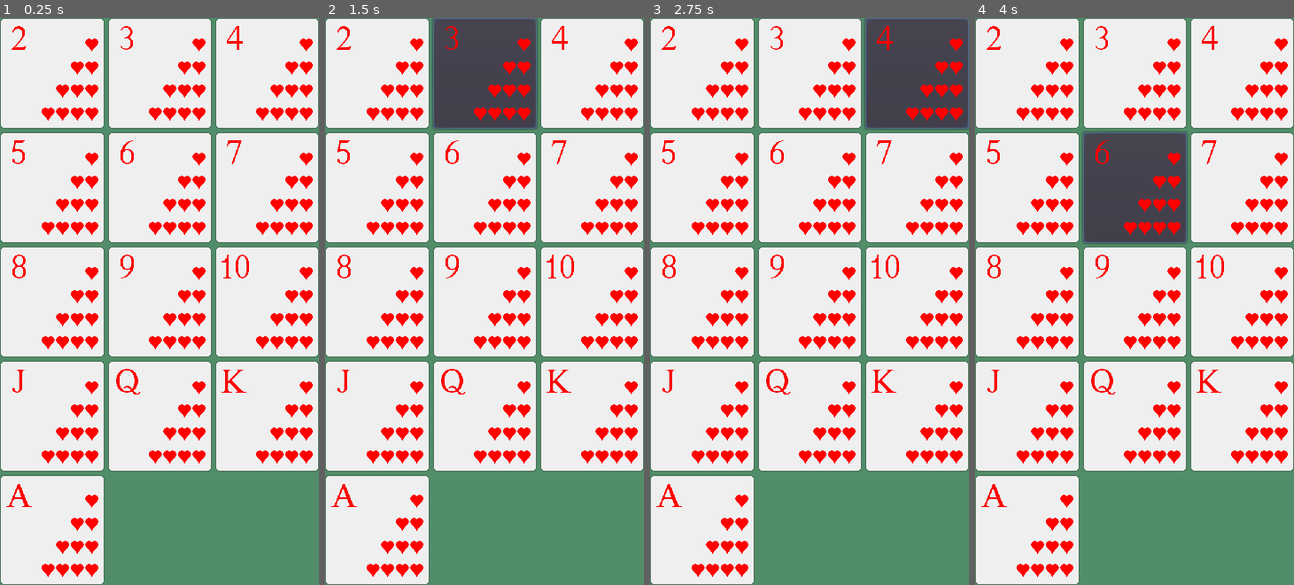
Above: before the commit, frames 1-4 (left to right).
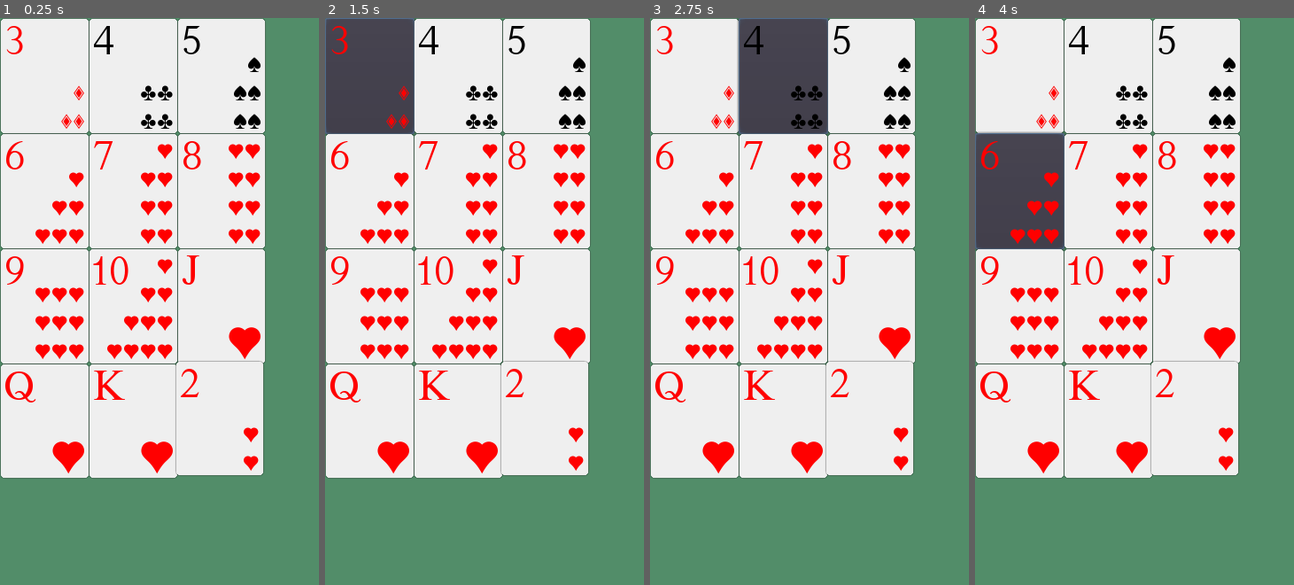
Above: after the commit, the same moments.

Repository: dancras/snap
Game: Godot game, scene res://Main.tscn
Two runs of this game, one before a commit and one after it. Both use one fixed random seed, a clock stepped at 60 frames per second and the inputs below.
Inputs:
- Up to frame 1 (0.25 s): no input
- Up to frame 2 (1.5 s): click "2" at 0.5 s; click "3" at 1.25 s
- Up to frame 3 (2.75 s): click "4" at 2 s
- Up to frame 4 (4 s): click "5" at 2.75 s; click "6" at 3.5 s

The runs differ from the first frame. In frame 1, 37% of the frame differs, in the area x 0-100%, y 0-100%; in frame 2, 47%; in frame 3, 44%; in frame 4, 46%.

Commit message:
Add all the different cards

Diff:
--- a/Card.gd
+++ b/Card.gd
@@ -16,6 +16,13 @@
     R_ACE,
 }
 
+enum Suit {
+    HEARTS,
+    DIAMONDS,
+    CLUBS,
+    SPADES
+}
+
 const RANK_TEXT = {
     Rank.R_2: "2",
     Rank.R_3: "3",
@@ -32,7 +39,82 @@
     Rank.R_ACE: "A",
 }
 
+const RANK_CONFIG = {
+    Rank.R_2: {
+        "text": "2",
+        "symbol_format": "x\nx"
+    },
+    Rank.R_3: {
+        "text": "3",
+        "symbol_format": "x\nxx"
+    },
+    Rank.R_4: {
+        "text": "4",
+        "symbol_format": "xx\nxx"
+    },
+    Rank.R_5: {
+        "text": "5",
+        "symbol_format": "x\nxx\nxx"
+    },
+    Rank.R_6: {
+        "text": "6",
+        "symbol_format": "x\nxx\nxxx"
+    },
+    Rank.R_7: {
+        "text": "7",
+        "symbol_format": "x\nxx\nxx\nxx"
+    },
+    Rank.R_8: {
+        "text": "8",
+        "symbol_format": "xx\nxx\nxx\nxx"
+    },
+    Rank.R_9: {
+        "text": "9",
+        "symbol_format": "xxx\nxxx\nxxx"
+    },
+    Rank.R_10: {
+        "text": "10",
+        "symbol_format": "x\nxx\nxxx\nxxxx"
+    },
+    Rank.R_JACK: {
+        "text": "J",
+        "symbol_format": "x"
+    },
+    Rank.R_QUEEN: {
+        "text": "Q",
+        "symbol_format": "x"
+    },
+    Rank.R_KING: {
+        "text": "K",
+        "symbol_format": "x"
+    },
+    Rank.R_ACE: {
+        "text": "A",
+        "symbol_format": "x"
+    },
+}
+
+const SUIT_CONFIG = {
+    Suit.HEARTS: {
+        "symbol": "♥",
+        "color": Color.red
+    },
+    Suit.DIAMONDS: {
+        "symbol": "♦",
+        "color": Color.red
+    },
+    Suit.CLUBS: {
+        "symbol": "♣",
+        "color": Color.black
+    },
+    Suit.SPADES: {
+        "symbol": "♠",
+        "color": Color.black
+    }
+}
+
 export(Rank) var rank: int
+export(Suit) var suit: int
 # Declare member variables here. Examples:
 # var a = 2
 # var b = "text"
@@ -40,8 +122,24 @@
 
 # Called when the node enters the scene tree for the first time.
 func _ready():
-    $Rank.text = RANK_TEXT[rank]
+    var rank_config = RANK_CONFIG[rank]
+    var active_suit = $Suit
 
+    if (rank == Rank.R_10):
+        $Rank.margin_left -= 5
+
+    if (rank >= Rank.R_JACK):
+        active_suit = $SuitLarge
+
+    $Suit.hide()
+    $SuitLarge.hide()
+    active_suit.show()
+
+    $Rank.text = rank_config.text
+    active_suit.text = rank_config.symbol_format.replace("x", SUIT_CONFIG[suit].symbol)
+
+    $Rank.add_color_override("font_color", SUIT_CONFIG[suit].color)
+    active_suit.add_color_override("font_color", SUIT_CONFIG[suit].color)
 
 # Called every frame. 'delta' is the elapsed time since the previous frame.
 #func _process(delta):
--- a/Card.tscn
+++ b/Card.tscn
@@ -28,15 +28,23 @@
 corner_radius_bottom_right = 5
 corner_radius_bottom_left = 5
 
+[sub_resource type="DynamicFont" id=4]
+size = 48
+extra_spacing_top = -4
+font_data = ExtResource( 1 )
+
 [sub_resource type="DynamicFont" id=2]
-size = 64
+size = 24
+font_data = ExtResource( 1 )
+
+[sub_resource type="DynamicFont" id=5]
+size = 52
+extra_spacing_bottom = -7
 font_data = ExtResource( 1 )
 
 [node name="Card" type="Button"]
-margin_left = 218.997
-margin_top = 136.831
-margin_right = 319.997
-margin_bottom = 271.831
+margin_right = 100.0
+margin_bottom = 130.0
 size_flags_horizontal = 3
 size_flags_vertical = 3
 custom_styles/pressed = SubResource( 3 )
@@ -47,36 +55,42 @@
 }
 
 [node name="Rank" type="Label" parent="."]
-margin_top = 0.308151
-margin_right = 71.0
-margin_bottom = 76.3082
-rect_scale = Vector2( 0.6, 0.6 )
-custom_fonts/font = SubResource( 2 )
+anchor_right = 1.0
+anchor_bottom = 1.0
+margin_left = 5.0
+margin_right = -49.0
+margin_bottom = -77.0
+custom_fonts/font = SubResource( 4 )
 custom_colors/font_color = Color( 1, 0, 0, 1 )
 text = "10"
-align = 1
 __meta__ = {
 "_edit_use_anchors_": false
 }
 
-[node name="Label" type="Label" parent="."]
-anchor_left = 1.0
-anchor_top = 1.0
+[node name="Suit" type="Label" parent="."]
 anchor_right = 1.0
 anchor_bottom = 1.0
-margin_left = -71.6495
-margin_top = -107.072
-margin_right = 128.351
-margin_bottom = 205.928
-rect_scale = Vector2( 0.33, 0.33 )
+margin_right = -5.0
 custom_fonts/font = SubResource( 2 )
 custom_colors/font_color = Color( 1, 0, 0, 1 )
-text = "♥
-♥♥
-♥♥♥
-♥♥♥♥"
+text = "♥"
 align = 2
 valign = 2
 __meta__ = {
 "_edit_use_anchors_": false
 }
+
+[node name="SuitLarge" type="Label" parent="."]
+anchor_right = 1.0
+anchor_bottom = 1.0
+margin_top = -0.207825
+margin_right = -3.0
+margin_bottom = -0.207825
+custom_fonts/font = SubResource( 5 )
+custom_colors/font_color = Color( 1, 0, 0, 1 )
+text = "♥"
+align = 2
+valign = 2
+__meta__ = {
+"_edit_use_anchors_": false
+}
--- a/Main.tscn
+++ b/Main.tscn
@@ -11,99 +11,90 @@
 }
 
 [node name="GridContainer" type="GridContainer" parent="."]
-margin_right = 360.0
-margin_bottom = 640.0
+margin_right = 300.0
+margin_bottom = 520.0
+custom_constants/vseparation = -1
+custom_constants/hseparation = -1
 columns = 3
 __meta__ = {
 "_edit_use_anchors_": false
 }
 
-[node name="Card" parent="GridContainer" instance=ExtResource( 1 )]
-margin_left = 0.0
-margin_top = 0.0
-margin_right = 117.0
-margin_bottom = 124.0
-
 [node name="Card2" parent="GridContainer" instance=ExtResource( 1 )]
-margin_left = 121.0
-margin_top = 0.0
-margin_right = 238.0
-margin_bottom = 124.0
 rank = 1
+suit = 1
 
 [node name="Card3" parent="GridContainer" instance=ExtResource( 1 )]
-margin_left = 242.0
-margin_top = 0.0
-margin_right = 359.0
-margin_bottom = 124.0
+margin_left = 99.0
+margin_right = 199.0
 rank = 2
+suit = 2
 
 [node name="Card4" parent="GridContainer" instance=ExtResource( 1 )]
-margin_left = 0.0
-margin_top = 128.0
-margin_right = 117.0
-margin_bottom = 252.0
+margin_left = 198.0
+margin_right = 298.0
 rank = 3
+suit = 3
 
 [node name="Card5" parent="GridContainer" instance=ExtResource( 1 )]
-margin_left = 121.0
-margin_top = 128.0
-margin_right = 238.0
-margin_bottom = 252.0
+margin_top = 129.0
+margin_bottom = 259.0
 rank = 4
 
 [node name="Card6" parent="GridContainer" instance=ExtResource( 1 )]
-margin_left = 242.0
-margin_top = 128.0
-margin_right = 359.0
-margin_bottom = 252.0
+margin_left = 99.0
+margin_top = 129.0
+margin_right = 199.0
+margin_bottom = 259.0
 rank = 5
 
 [node name="Card7" parent="GridContainer" instance=ExtResource( 1 )]
-margin_left = 0.0
-margin_top = 256.0
-margin_right = 117.0
-margin_bottom = 380.0
+margin_left = 198.0
+margin_top = 129.0
+margin_right = 298.0
+margin_bottom = 259.0
 rank = 6
 
 [node name="Card8" parent="GridContainer" instance=ExtResource( 1 )]
-margin_left = 121.0
-margin_top = 256.0
-margin_right = 238.0
-margin_bottom = 380.0
+margin_top = 258.0
+margin_bottom = 388.0
 rank = 7
 
 [node name="Card9" parent="GridContainer" instance=ExtResource( 1 )]
-margin_left = 242.0
-margin_top = 256.0
-margin_right = 359.0
-margin_bottom = 380.0
+margin_left = 99.0
+margin_top = 258.0
+margin_right = 199.0
+margin_bottom = 388.0
 rank = 8
 
 [node name="Card10" parent="GridContainer" instance=ExtResource( 1 )]
-margin_left = 0.0
-margin_top = 384.0
-margin_right = 117.0
-margin_bottom = 508.0
+margin_left = 198.0
+margin_top = 258.0
+margin_right = 298.0
+margin_bottom = 388.0
 rank = 9
 
 [node name="Card11" parent="GridContainer" instance=ExtResource( 1 )]
-margin_left = 121.0
-margin_top = 384.0
-margin_right = 238.0
-margin_bottom = 508.0
+margin_top = 387.0
+margin_bottom = 517.0
 rank = 10
 
 [node name="Card12" parent="GridContainer" instance=ExtResource( 1 )]
-margin_left = 242.0
-margin_top = 384.0
-margin_right = 359.0
-margin_bottom = 508.0
+margin_left = 99.0
+margin_top = 387.0
+margin_right = 199.0
+margin_bottom = 517.0
 rank = 11
 
 [node name="Card13" parent="GridContainer" instance=ExtResource( 1 )]
-margin_left = 0.0
+visible = false
 margin_top = 512.0
 margin_right = 117.0
 margin_bottom = 636.0
 rank = 12
+
+[node name="Card" parent="." instance=ExtResource( 1 )]
+margin_left = 198.104
+margin_top = 387.07
+margin_right = 298.104
+margin_bottom = 517.07
Not shown: 1 places in Card.tscn that only renumber resources
